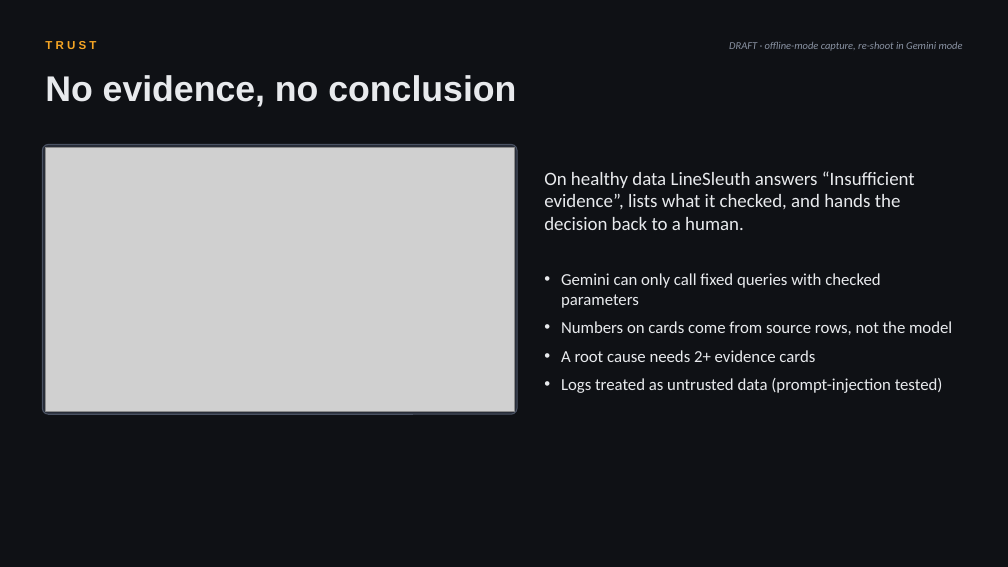
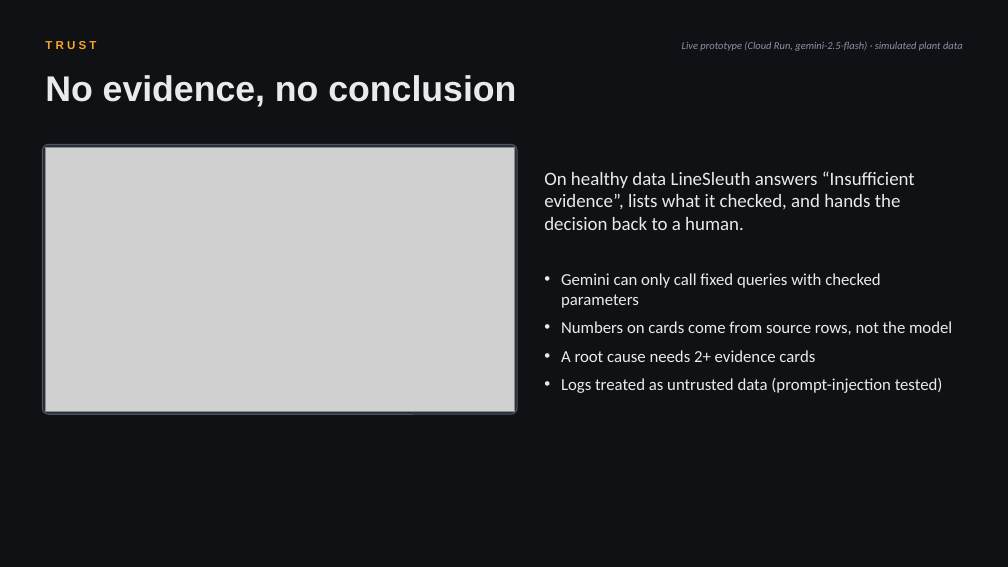
Before and after one commit to YMUNick/AILineSleuth, a slide deck: slide 6 of docs/pitch/LineSleuth-demo.pptx. Drawn at 1008x567 pixels with LibreOffice and Linux fonts; fonts in the diff are those of the drawing; grey boxes stand for pictures. Boxes give left, top, right and bottom in pixels: in the first picture for what was removed or moved away, otherwise in the second. Text is boxed around its words. In the diff, an @@ line names an element or a change of style, - is before the commit and + after.

```diff
--- a/docs/pitch/LineSleuth-demo.pptx
+++ b/docs/pitch/LineSleuth-demo.pptx
@@ text at bbox=[682, 41, 963, 51]: text changed @@
-DRAFT · offline-mode capture, re-shoot in Gemini mode
+Live prototype (Cloud Run, gemini-2.5-flash) · simulated plant data
```
Also in this commit, not shown: 3 other slides changed, 15 other files.
